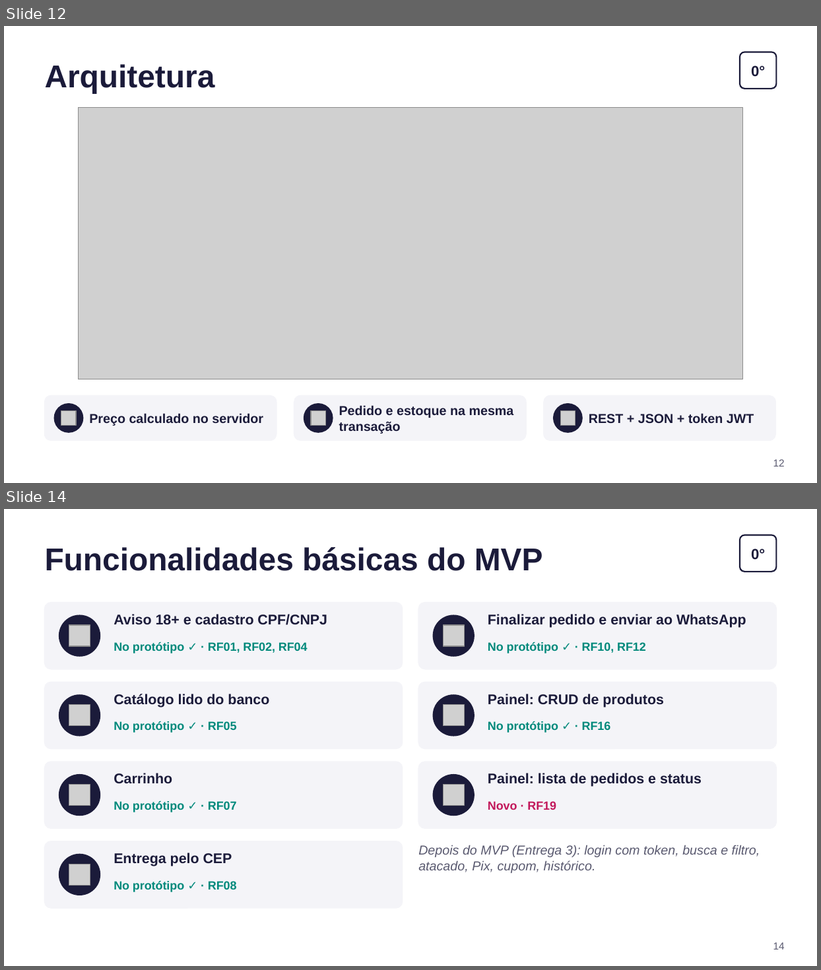
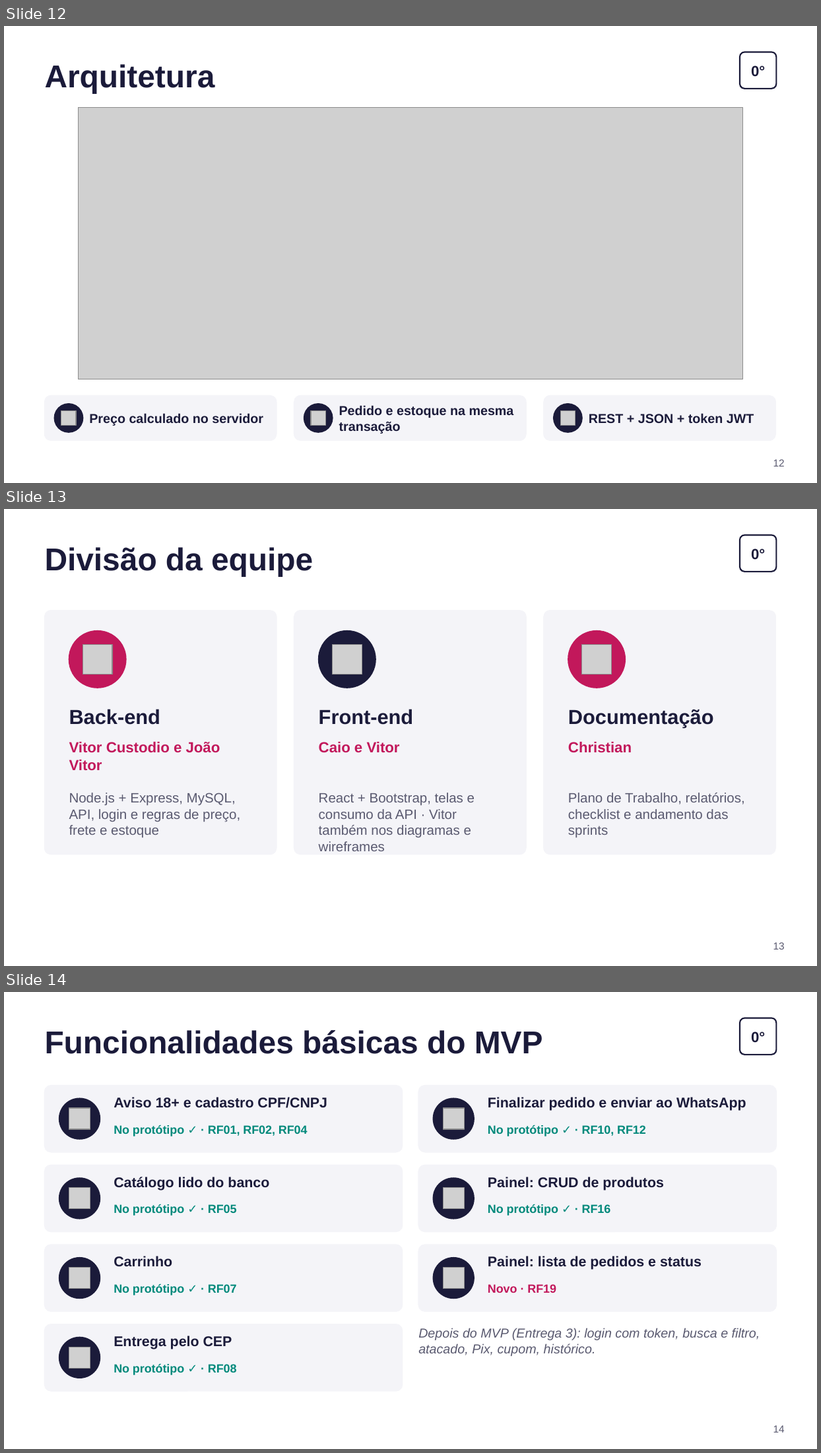
Before and after one commit to costamaiavitor/Site-Zero-Grau, a slide deck: docs/entrega-1/Entrega1_Apresentacao_ZeroGrau.pptx. Shown one above the other, each under a label of ours: slides 12 and 14 before the commit, slides 12, 13 and 14 after it; the slides between them are not shown. The pictures are 821x970 and 821x1453 pixels, drawn with LibreOffice and Linux fonts; fonts in the diff are those of the drawing; grey boxes stand for pictures. Boxes give left, top, right and bottom in pixels: in the first picture for what was removed or moved away, otherwise in the second. Text is boxed around its words. In the diff, an @@ line names an element or a change of style, - is before the commit and + after.

```diff
--- a/docs/entrega-1/Entrega1_Apresentacao_ZeroGrau.pptx
+++ b/docs/entrega-1/Entrega1_Apresentacao_ZeroGrau.pptx
@@ slide 13 added at bbox=[4, 509, 817, 966], background #FFFFFF @@
@@ text added at bbox=[45, 547, 313, 576], 28 pt, text #1B1B3A, bold @@
+Divisão da equipe
@@ rounded rectangle added at bbox=[740, 535, 776, 572], fill #FFFFFF, outline #1B1B3A 1.25 pt @@
@@ text added at bbox=[751, 549, 765, 560], 13 pt, text #1B1B3A, bold @@
+0°
@@ rounded rectangle added at bbox=[45, 611, 277, 855], fill #F4F4F8, outline #F4F4F8 1 pt @@
@@ rounded rectangle added at bbox=[294, 611, 526, 855], fill #F4F4F8, outline #F4F4F8 1 pt @@
@@ rounded rectangle added at bbox=[544, 611, 776, 855], fill #F4F4F8, outline #F4F4F8 1 pt @@
@@ ellipse added at bbox=[69, 631, 126, 688], fill #C2185B, outline #C2185B 1 pt @@
@@ picture added at bbox=[83, 645, 112, 674] @@
@@ ellipse added at bbox=[319, 631, 376, 688], fill #1B1B3A, outline #1B1B3A 1 pt @@
@@ picture added at bbox=[333, 645, 362, 674] @@
@@ ellipse added at bbox=[568, 631, 625, 688], fill #C2185B, outline #C2185B 1 pt @@
@@ picture added at bbox=[582, 645, 611, 674] @@
@@ text added at bbox=[69, 709, 161, 725], 18 pt, text #1B1B3A, bold @@
+Back-end
@@ text added at bbox=[319, 709, 413, 725], 18 pt, text #1B1B3A, bold @@
+Front-end
@@ text added at bbox=[568, 709, 714, 728], 18 pt, text #1B1B3A, bold @@
+Documentação
@@ text added at bbox=[69, 742, 220, 771], 13 pt, text #C2185B, bold @@
+Vitor Custodio e João Vitor
@@ text added at bbox=[319, 742, 400, 753], 13 pt, text #C2185B, bold @@
+Caio e Vitor
@@ text added at bbox=[568, 742, 632, 753], 13 pt, text #C2185B, bold @@
+Christian
@@ text added at bbox=[69, 793, 240, 838], 12 pt, text #5A5A70 @@
+Node.js + Express, MySQL, API, login e regras de preço, frete e estoque
@@ text added at bbox=[319, 793, 475, 852], 12 pt, text #5A5A70 @@
+React + Bootstrap, telas e consumo da API · Vitor também nos diagramas e wireframes
@@ text added at bbox=[568, 793, 745, 838], 12 pt, text #5A5A70 @@
+Plano de Trabalho, relatórios, checklist e andamento das sprints
@@ text added at bbox=[774, 943, 785, 950], 9 pt, text #5A5A70 @@
+13
```
Also in this commit, not shown: 2 slides changed, 1 slide removed, 8 other files.
